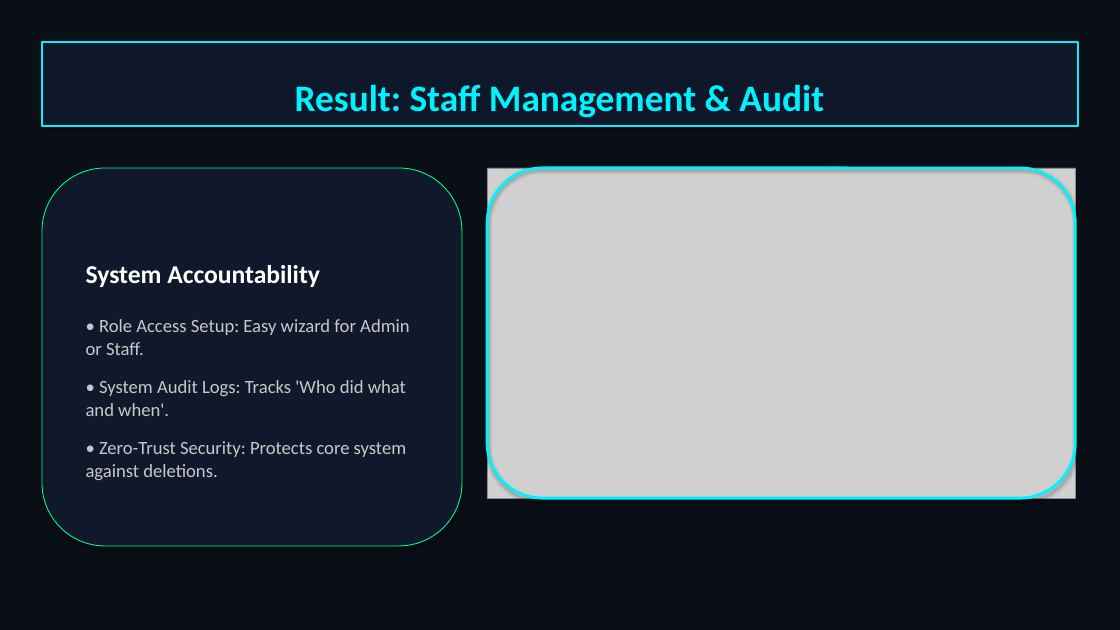
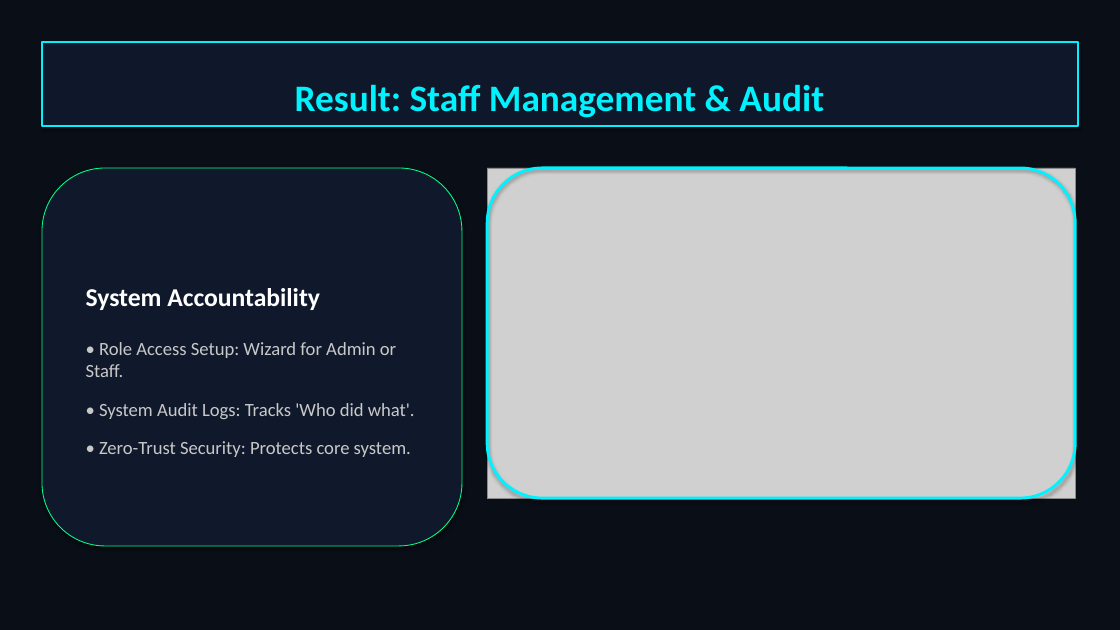
Before and after one commit to sanketkirdat08-cmd/vernaledger-ai, a slide deck: slide 8 of VernaLedger_Full_Presentation.pptx. Drawn at 1120x630 pixels with LibreOffice and Linux fonts; fonts in the diff are those of the drawing; grey boxes stand for pictures. Boxes give left, top, right and bottom in pixels: in the first picture for what was removed or moved away, otherwise in the second. Text is boxed around its words. In the diff, an @@ line names an element or a change of style, - is before the commit and + after.

```diff
--- a/VernaLedger_Full_Presentation.pptx
+++ b/VernaLedger_Full_Presentation.pptx
@@ text in rounded rectangle at [86, 342, 415, 457]: text changed @@
-• Role Access Setup: Easy wizard for Admin or Staff.
-• System Audit Logs: Tracks 'Who did what and when'.
-• Zero-Trust Security: Protects core system against deletions.
+• Role Access Setup: Wizard for Admin or Staff.
+• System Audit Logs: Tracks 'Who did what'.
+• Zero-Trust Security: Protects core system.
```
Also in this commit, not shown: 6 other slides changed, 1 other file.
